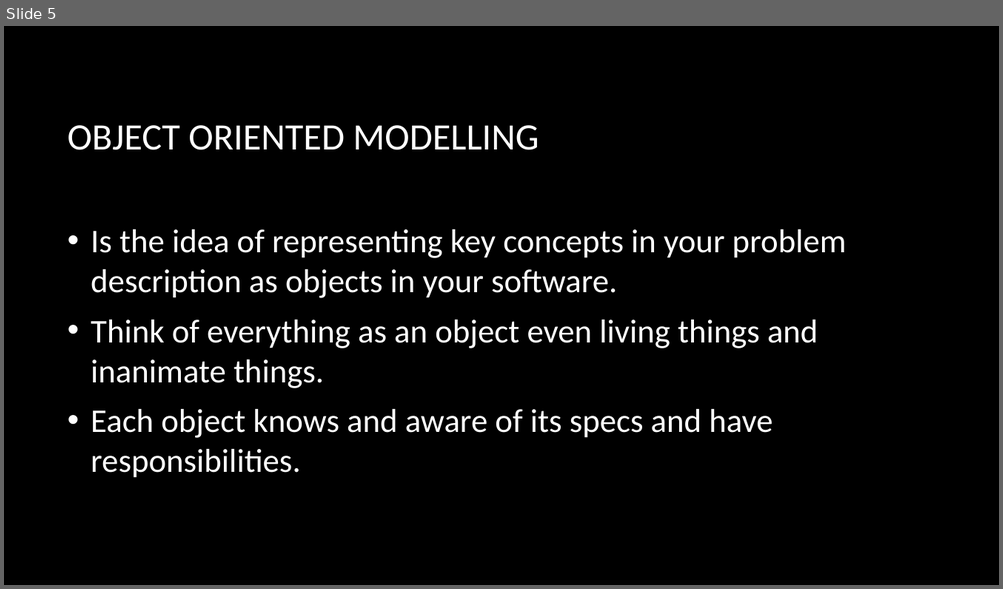
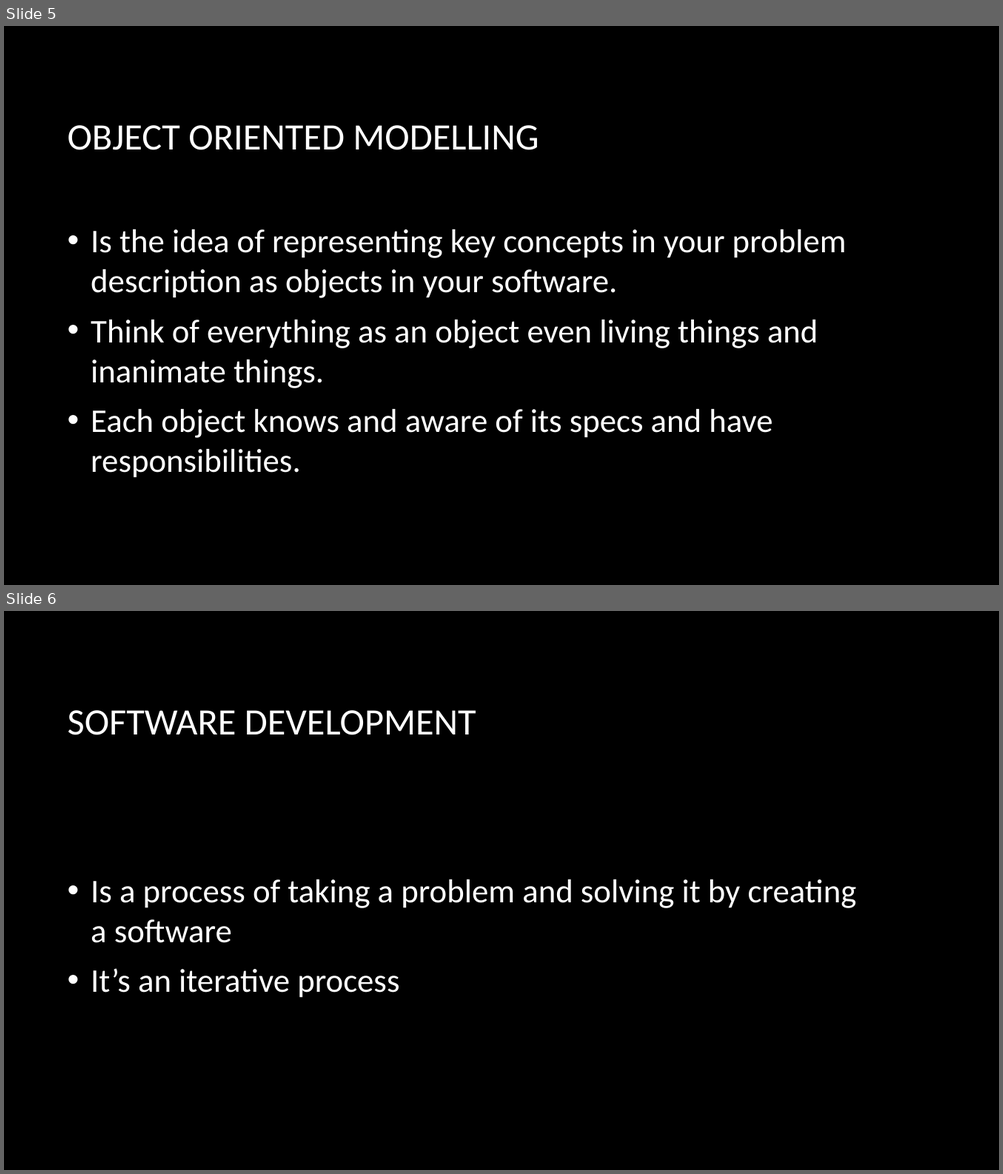
Before and after one commit to ahmedmagdy492/My-Hacking-Tutorails, a slide deck: Study/Object Oriented Design/Week 1 Objectives.pptx. Shown one above the other, each under a label of ours: slide 5 before the commit, slides 5 and 6 after it. The pictures are 1003x589 and 1003x1174 pixels, drawn with LibreOffice and Linux fonts; fonts in the diff are those of the drawing; background and template pictures are left out. Boxes give left, top, right and bottom in pixels: in the first picture for what was removed or moved away, otherwise in the second. Text is boxed around its words. In the diff, an @@ line names an element or a change of style, - is before the commit and + after.

```diff
--- a/Study/Object Oriented Design/Week 1 Objectives.pptx
+++ b/Study/Object Oriented Design/Week 1 Objectives.pptx
@@ slide 6 added at [4, 611, 999, 1170], background picture (left out) @@
@@ title added at [68, 710, 476, 735], 36 pt, text #FFFFFF @@
+SOFTWARE DEVELOPMENT
@@ text added at [91, 880, 856, 998], 32 pt, text #FFFFFF @@
+• Is a process of taking a problem and solving it by creating a software
+• It’s an iterative process
```
Also in this commit, not shown: 8 other slides added, 11 other files.
